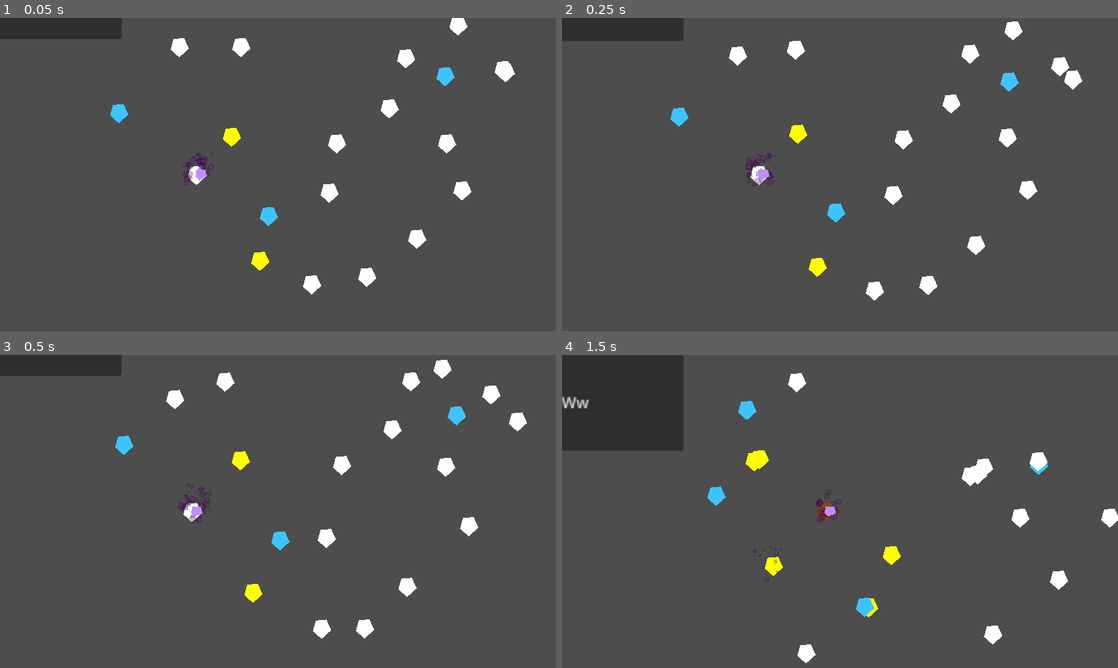
Above: before the commit, frames 1-4 (two rows, left to right).
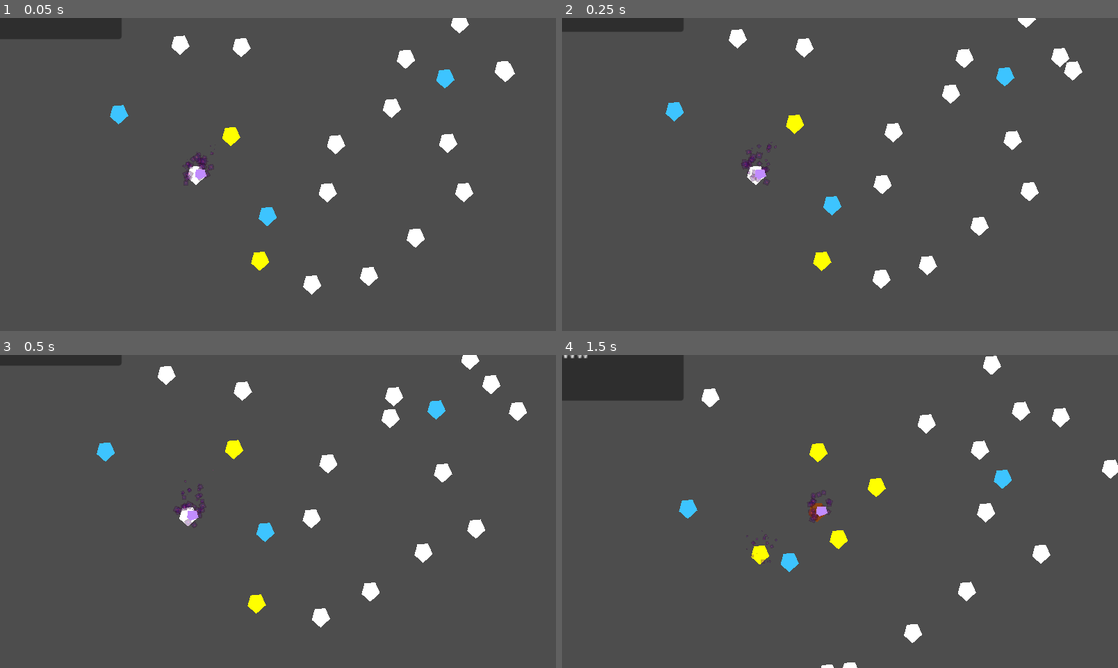
Above: after the commit, the same moments.

Repository: patator62180/Expelemalum
Game: Godot game, scene res://modules/world/world.tscn
The game is run twice, just before and just after one commit, with the same random seed, the same clock (stepped at 60 frames per second) and the same inputs. The engine's default icon, where the game draws it, is replaced by a stand-in: a white triangle on a blue panel in a dark square. Sound files missing from this copy of the repository are replaced by a short silence.
Inputs:
- Up to frame 1 (0.05 s): no input
- Up to frame 2 (0.25 s): no input
- Up to frame 3 (0.5 s): no input
- Up to frame 4 (1.5 s): tap Enter at 0.5 s; hold Right (right) 0.53-1.28 s; tap Space (activate) at 0.6, 1.35 s; hold Down (down) from 1.28 s (still down)

The runs differ from the first frame. In frame 1, 0.5% of the frame differs, in the area x 19-93%, y 0-88%; in frame 2, 4.2%; in frame 3, 5.3%; in frame 4, 8.3%, in the area x 0-100%, y 0-100%.

Commit message:
gameplay tweeking

Diff:
--- a/modules/character/behavior/rules/behavior_rule_love.tscn
+++ b/modules/character/behavior/rules/behavior_rule_love.tscn
@@ -5,12 +5,12 @@
 
 [sub_resource type="Curve" id="Curve_c3xmo"]
 min_value = -1.0
-_data = [Vector2(0, -1), 0.0, 0.0, 0, 0, Vector2(0.1, 0.02), 0.0, 0.0, 0, 0, Vector2(1, 0), 0.0, 0.0, 0, 0]
+_data = [Vector2(0, -1), 0.0, 0.0, 0, 0, Vector2(0.25, 0.02), 0.0, 0.0, 0, 0, Vector2(1, 0), 0.0, 0.0, 0, 0]
 point_count = 3
 
 [sub_resource type="Curve" id="Curve_mqaui"]
 min_value = -1.0
-_data = [Vector2(0, 1), 0.0, 0.0, 0, 0, Vector2(1, 0.0363637), 0.0, 0.0, 0, 0]
+_data = [Vector2(0, 0.1), 0.0, 0.0, 0, 0, Vector2(1, 0.0363637), 0.0, 0.0, 0, 0]
 point_count = 2
 
 [sub_resource type="Curve" id="Curve_d34ik"]
--- a/modules/character/character.tscn
+++ b/modules/character/character.tscn
@@ -6,7 +6,7 @@
 [ext_resource type="PackedScene" uid="uid://3y2yrp8kbx5u" path="res://modules/SFX/SFXPlayer.tscn" id="4_l1c8b"]
 
 [sub_resource type="CircleShape2D" id="CircleShape2D_e645k"]
-radius = 80.0
+radius = 100.0
 
 [sub_resource type="CircleShape2D" id="CircleShape2D_kbmoq"]
 
@@ -14,7 +14,7 @@
 
 [node name="Character" type="Node2D"]
 script = ExtResource("1_dknqd")
-RADIUS_VISION = 80.0
+RADIUS_VISION = 100.0
 
 [node name="BehaviorRules" type="Node" parent="."]
 
